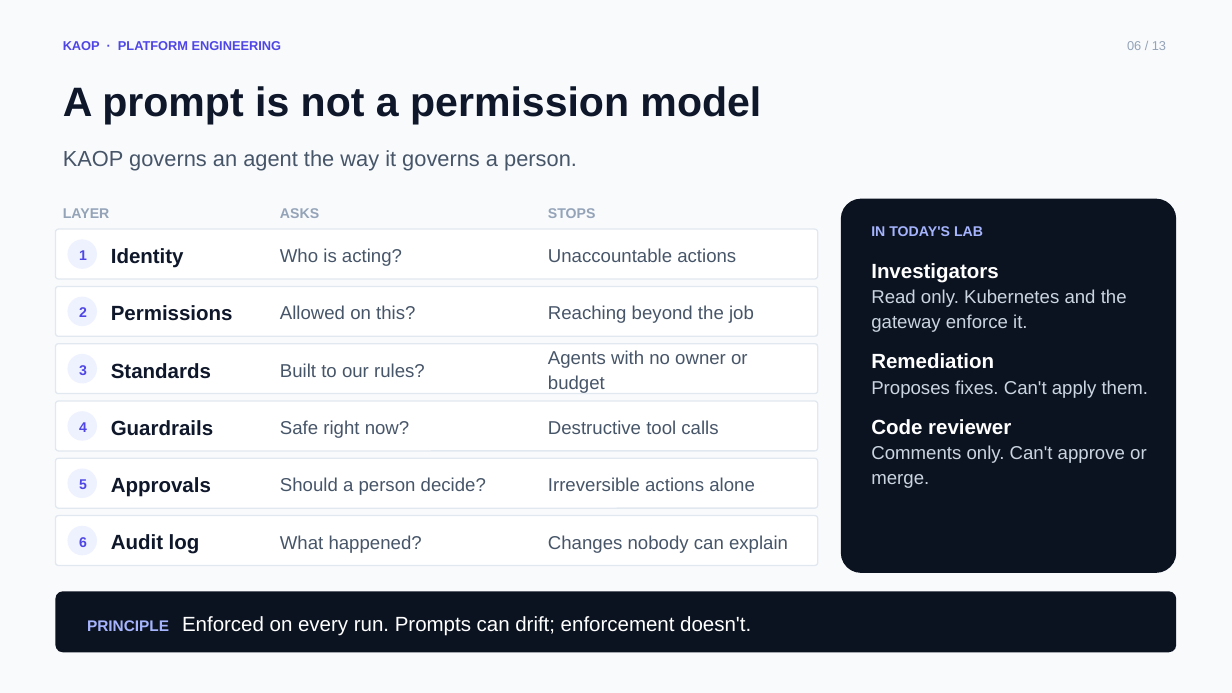
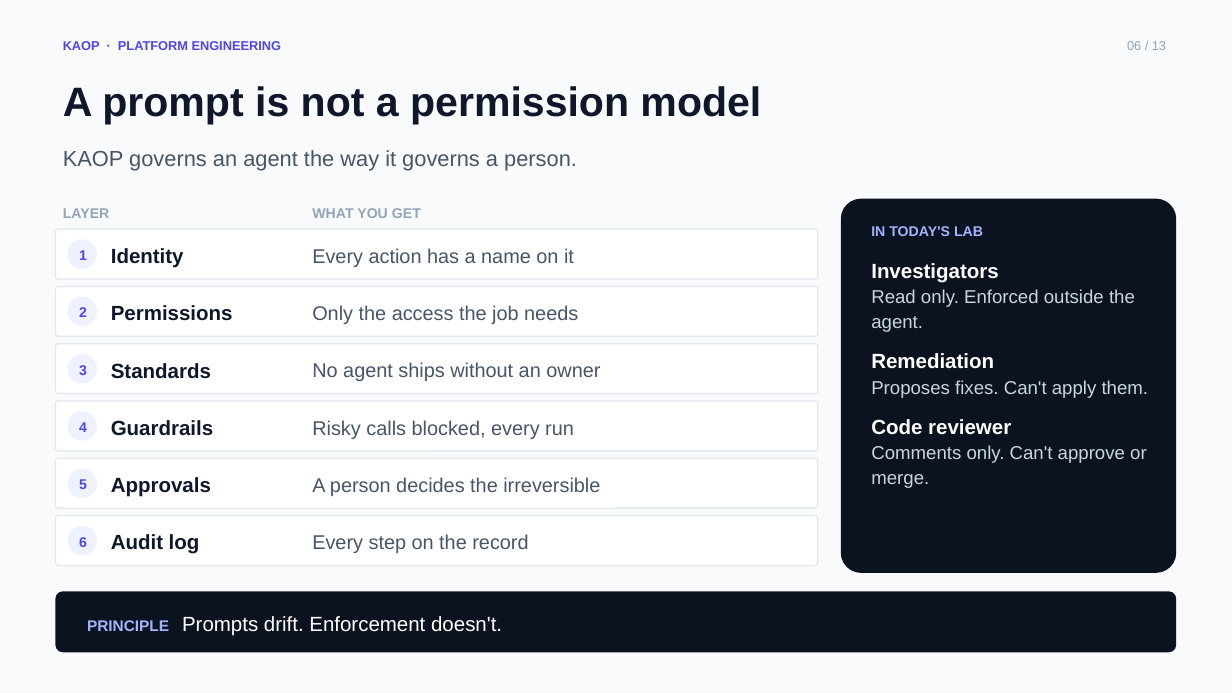
Before and after one commit to chizeni24/komodor-production-lab, a slide deck: slide 6 of docs/presentation/KAOP_Customer_Pitch.pptx. Drawn at 1232x693 pixels with LibreOffice and Linux fonts; fonts in the diff are those of the drawing. Boxes give left, top, right and bottom in pixels: in the first picture for what was removed or moved away, otherwise in the second. Text is boxed around its words. In the diff, an @@ line names an element or a change of style, - is before the commit and + after.

```diff
--- a/docs/presentation/KAOP_Customer_Pitch.pptx
+++ b/docs/presentation/KAOP_Customer_Pitch.pptx
@@ text removed at <box>280,208,319,218</box> @@
-ASKS
@@ text added at <box>312,208,421,218</box>, 11 pt, text #94A3B8, bold @@
+WHAT YOU GET
@@ text removed at <box>548,208,596,218</box> @@
-STOPS
@@ text removed at <box>280,248,402,266</box> @@
-Who is acting?
@@ text added at <box>312,248,574,267</box>, 15.5 pt, text #475569 @@
+Every action has a name on it
@@ text removed at <box>548,248,736,262</box> @@
-Unaccountable actions
@@ text at <box>871,289,1135,332</box>: text changed @@
-Read only. Kubernetes and the gateway enforce it.
+Read only. Enforced outside the agent.
@@ text removed at <box>280,305,415,319</box> @@
-Allowed on this?
@@ text at <box>312,305,578,324</box>: text changed; size 14.5 to 15.5 pt @@
-Reaching beyond the job
+Only the access the job needs
@@ text removed at <box>548,350,748,393</box> @@
-Agents with no owner or budget
@@ text removed at <box>280,363,425,377</box> @@
-Built to our rules?
@@ text added at <box>312,362,600,381</box>, 15.5 pt, text #475569 @@
+No agent ships without an owner
@@ text removed at <box>280,420,410,438</box> @@
-Safe right now?
@@ text added at <box>312,420,574,439</box>, 15.5 pt, text #475569 @@
+Risky calls blocked, every run
@@ text removed at <box>548,420,718,434</box> @@
-Destructive tool calls
@@ text at <box>312,477,600,496</box>: text changed; size 14.5 to 15.5 pt @@
-Should a person decide?
+A person decides the irreversible
@@ text removed at <box>548,477,755,491</box> @@
-Irreversible actions alone
@@ text removed at <box>280,535,422,553</box> @@
-What happened?
@@ text added at <box>312,534,528,553</box>, 15.5 pt, text #475569 @@
+Every step on the record
@@ text removed at <box>548,535,788,553</box> @@
-Changes nobody can explain
@@ text in rounded rectangle at <box>87,616,502,636</box>: text changed @@
-PRINCIPLE Enforced on every run. Prompts can drift; enforcement doesn't.
+PRINCIPLE Prompts drift. Enforcement doesn't.
```
Also in this commit, not shown: 2 other slides changed, 1 other file.
